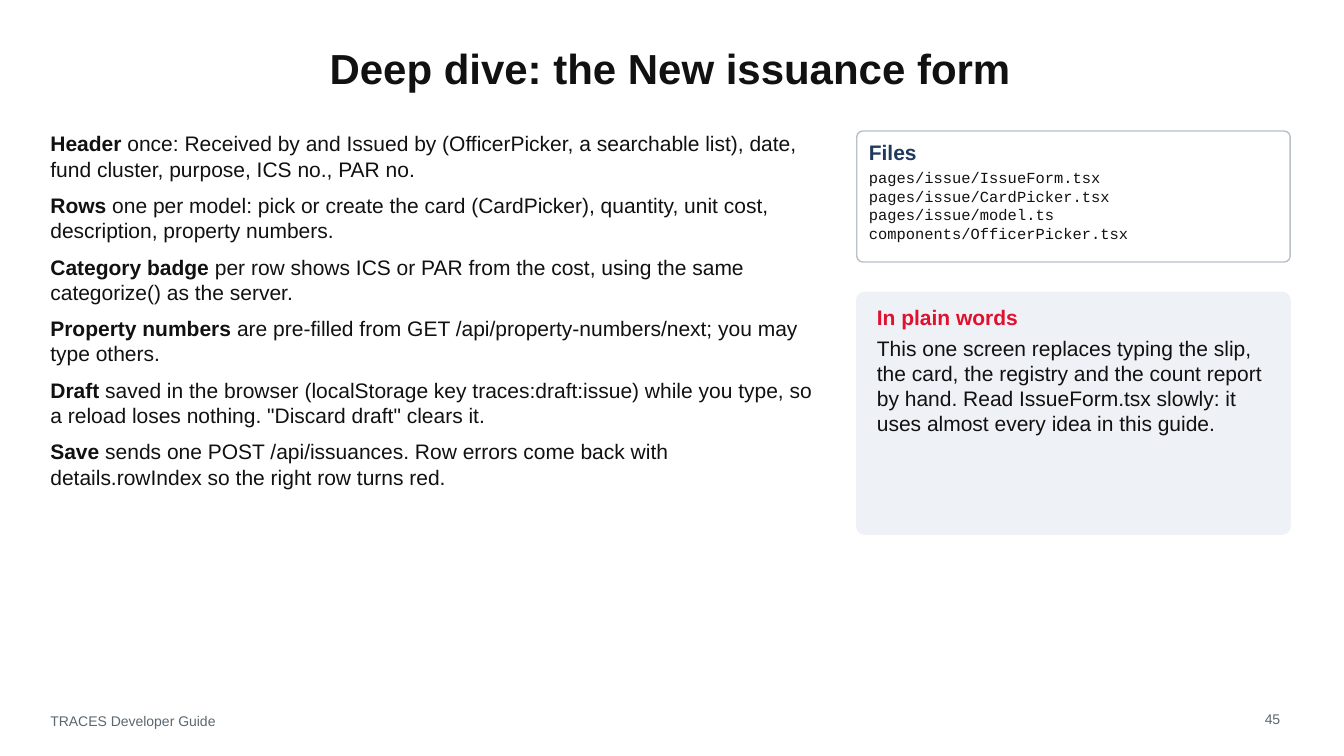
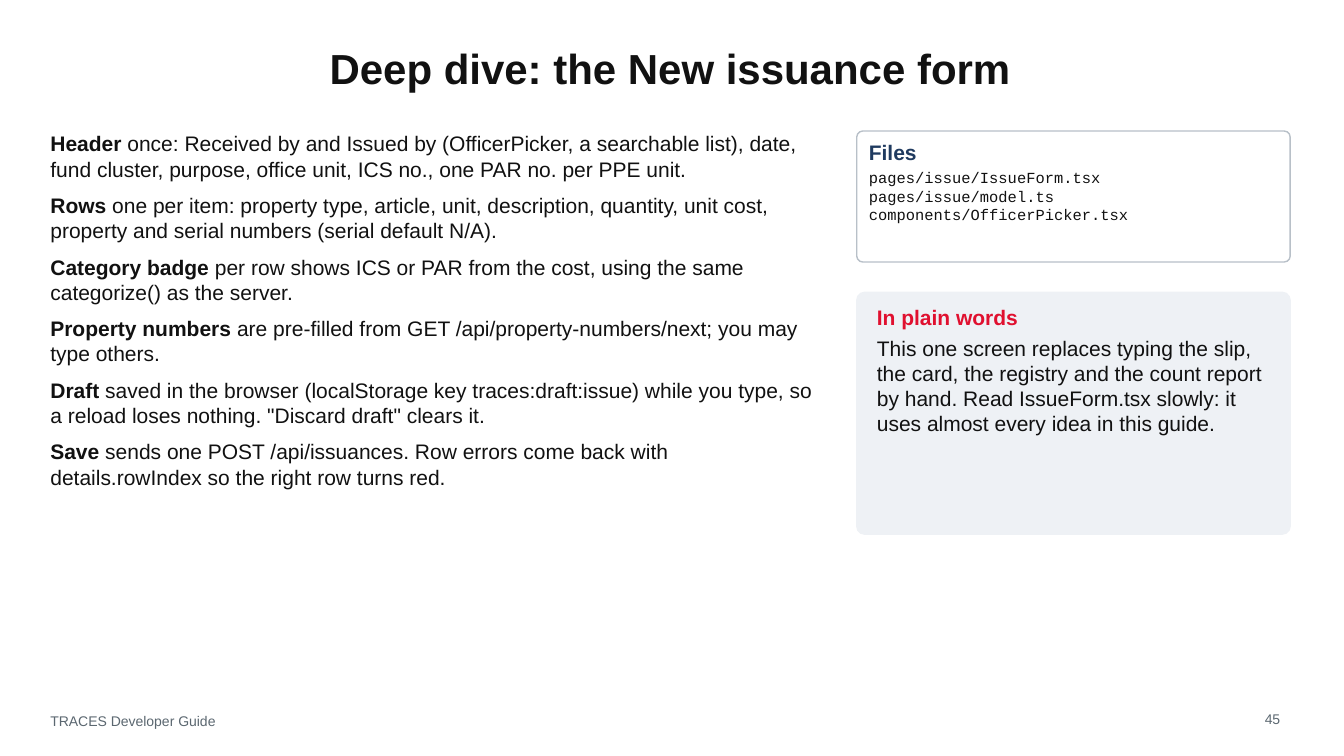
Before and after one commit to joww-seph/traces, a slide deck: slide 45 of docs/TRACES-Developer-Guide.pptx. Drawn at 1344x756 pixels with LibreOffice and Linux fonts; fonts in the diff are those of the drawing. Boxes give left, top, right and bottom in pixels: in the first picture for what was removed or moved away, otherwise in the second. Text is boxed around its words. In the diff, an @@ line names an element or a change of style, - is before the commit and + after.

```diff
--- a/docs/TRACES-Developer-Guide.pptx
+++ b/docs/TRACES-Developer-Guide.pptx
@@ text at box(50, 135, 797, 243): text changed @@
-• Header once: Received by and Issued by (OfficerPicker, a searchable list), date, fund cluster, purpose, ICS no., PAR no.
-• Rows one per model: pick or create the card (CardPicker), quantity, unit cost, description, property numbers.
+• Header once: Received by and Issued by (OfficerPicker, a searchable list), date, fund cluster, purpose, office unit, ICS no., one PAR no. per PPE unit.
+• Rows one per item: property type, article, unit, description, quantity, unit cost, property and serial numbers (serial default N/A).
@@ text at box(869, 191, 1110, 205): paragraph removed @@
-pages/issue/CardPicker.tsx
```
Also in this commit, not shown: 9 other slides changed, 6 other files.
